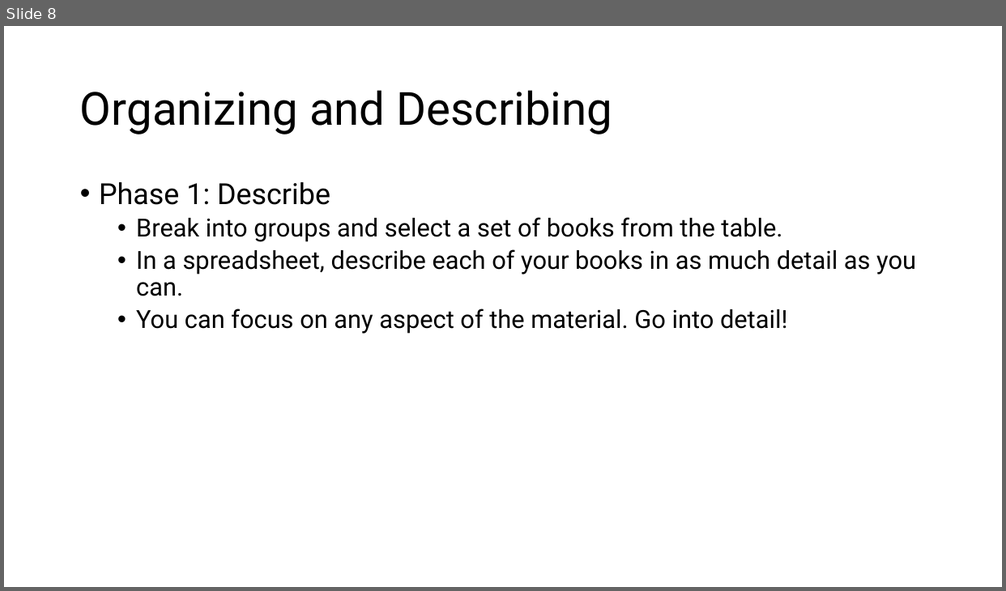
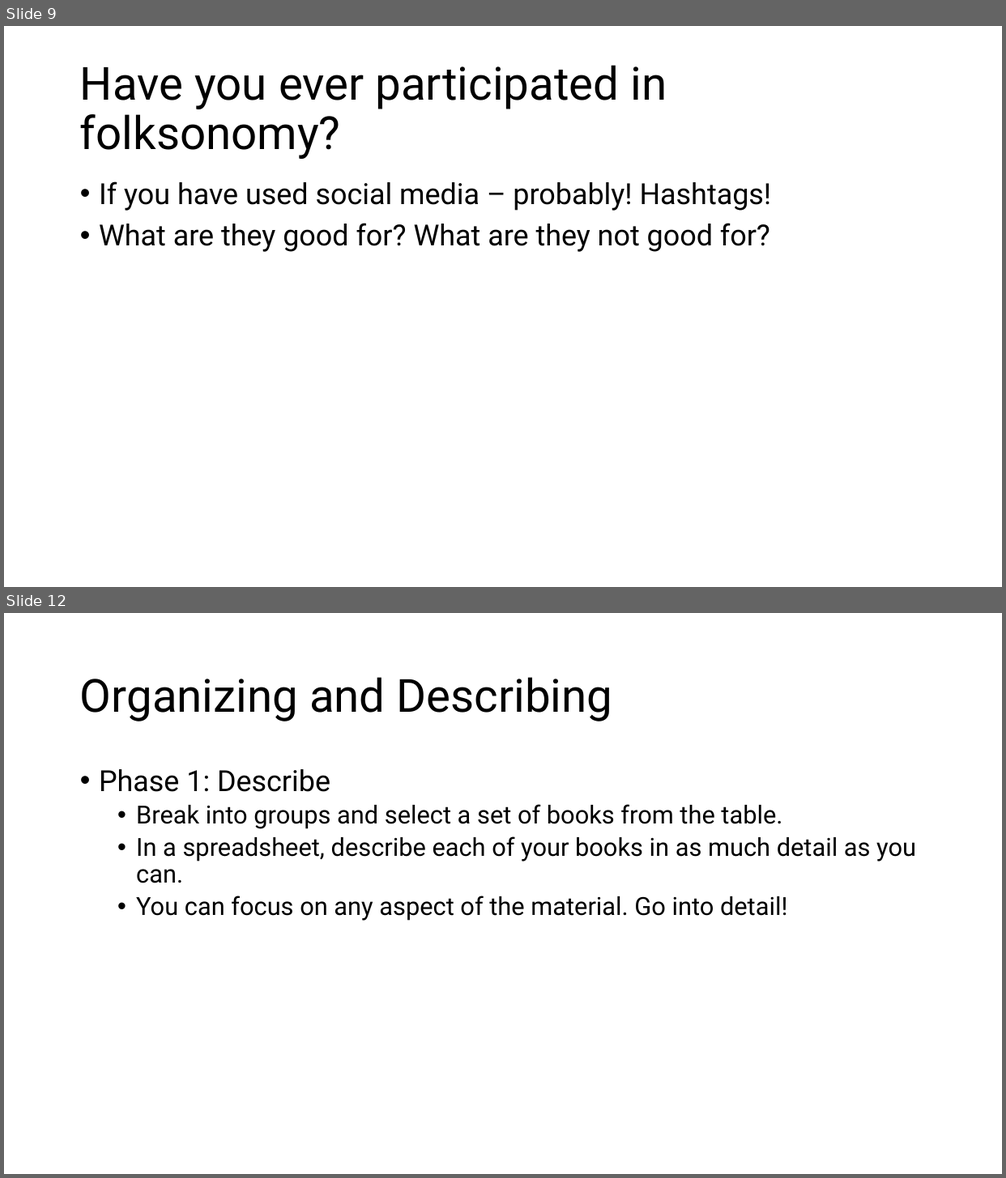
Before and after one commit to walshbr/data-for-the-rest-of-us, a slide deck: resources/week-3/description.pptx. Shown one above the other, each under a label of ours: slide 8 before the commit, slides 9 and 12 after it; the slides between them are not shown. The pictures are 1006x591 and 1006x1178 pixels, drawn with LibreOffice and Linux fonts; fonts in the diff are those of the drawing. Boxes give left, top, right and bottom in pixels: in the first picture for what was removed or moved away, otherwise in the second. Text is boxed around its words. In the diff, an @@ line names an element or a change of style, - is before the commit and + after.

```diff
--- a/resources/week-3/description.pptx
+++ b/resources/week-3/description.pptx
@@ slide 9 added at [4, 26, 1002, 587], background #FFFFFF @@
@@ title added at [80, 65, 667, 159], 44 pt, text #000000 @@
+Have you ever participated in folksonomy?
@@ text added at [99, 182, 772, 252], 28 pt, text #000000 @@
+• If you have used social media – probably! Hashtags!
+• What are they good for? What are they not good for?
@@ what was slide 8 is now slide 12 @@
```
Also in this commit, not shown: 5 slides changed, 7 other slides added, 1 slide removed.
